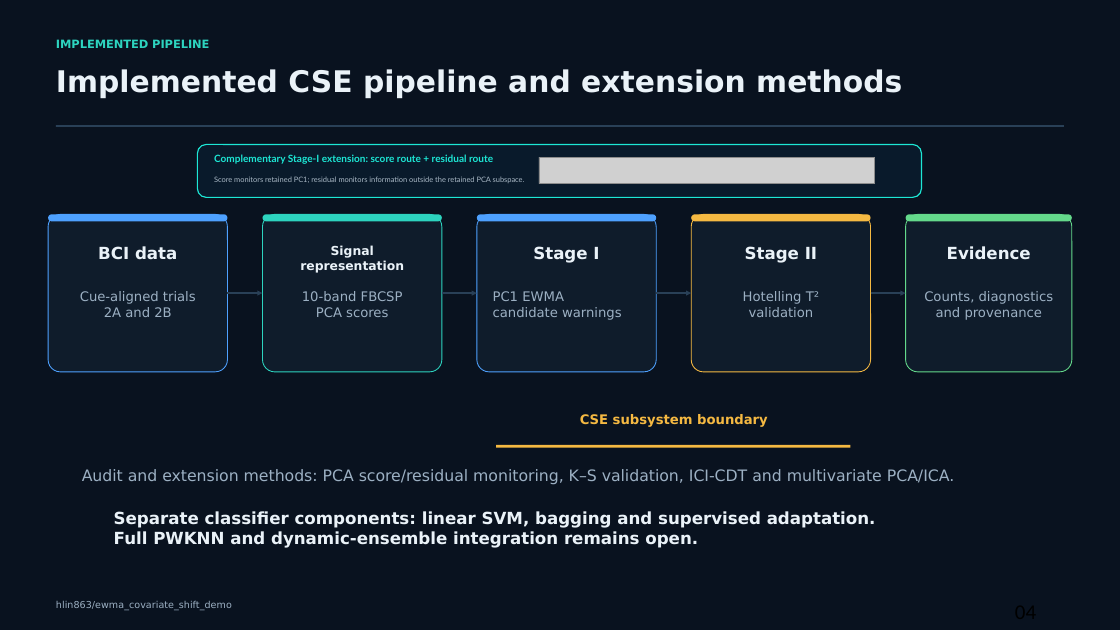
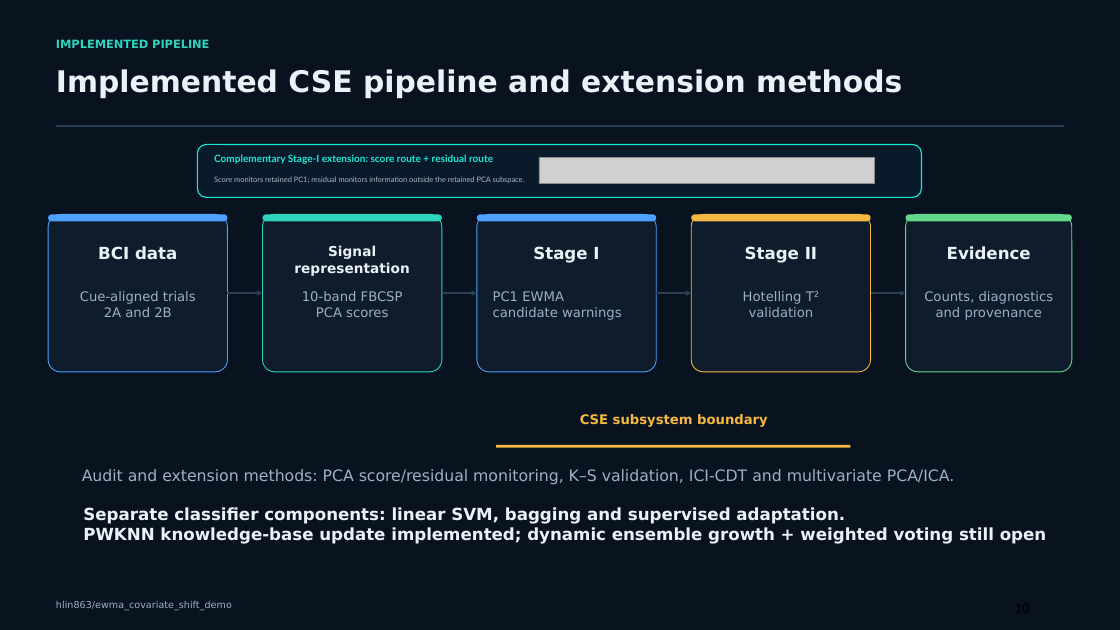
Before and after one commit to hlin863/ewma_covariate_shift_demo, a slide deck: slide 10 of presentations/EWMA_Covariate_Shift_Progress_Review_Haocheng_Lin.pptx (slide 4 before the commit). Drawn at 1120x630 pixels with LibreOffice and Linux fonts; fonts in the diff are those of the drawing; grey boxes stand for pictures. Boxes give left, top, right and bottom in pixels: in the first picture for what was removed or moved away, otherwise in the second. Text is boxed around its words. In the diff, an @@ line names an element or a change of style, - is before the commit and + after.

```diff
--- a/presentations/EWMA_Covariate_Shift_Progress_Review_Haocheng_Lin.pptx
+++ b/presentations/EWMA_Covariate_Shift_Progress_Review_Haocheng_Lin.pptx
@@ text "Signal representation" at (294, 245, 409, 276): size 10.6 to 11.7 pt @@
@@ text "Separate classifier components: linear SVM, ...": place and size @@
-text "Separate classifier components: linear SVM, ..." at (114, 511, 876, 548)
+text "Separate classifier components: linear SVM, ..." at (83, 507, 1046, 544)
@@ text at (83, 527, 1046, 544): text changed @@
-Full PWKNN and dynamic-ensemble integration remains open.
+PWKNN knowledge-base update implemented; dynamic ensemble growth + weighted voting still open
```
Also in this commit, not shown: 10 other slides changed, 7 slides added.
